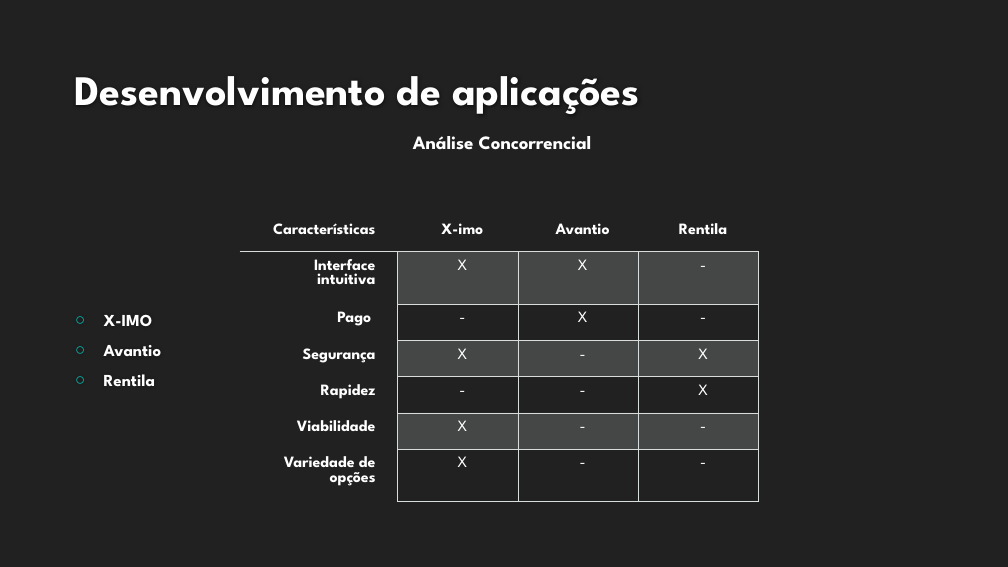
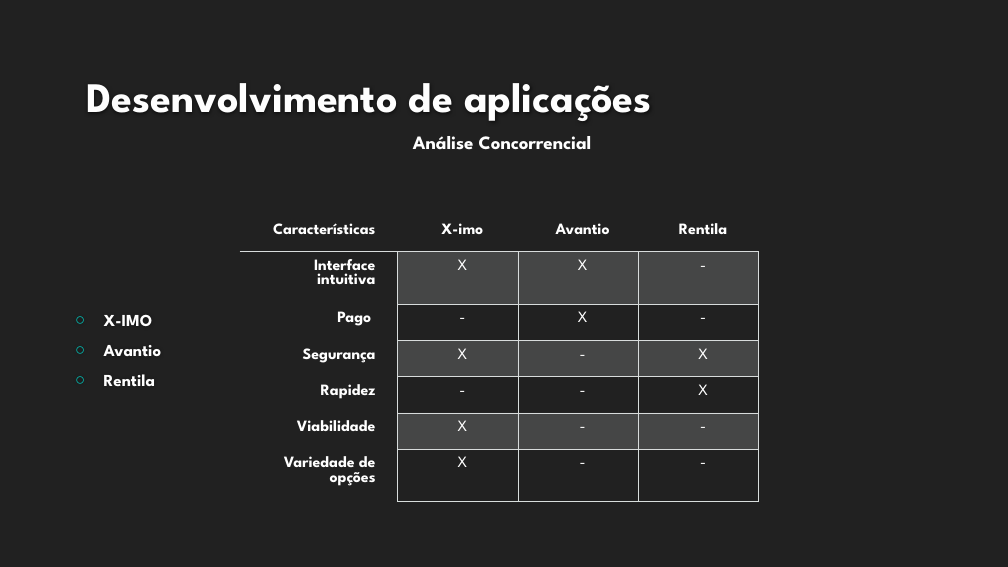
Before and after one commit to 2180687/PHP-Shut-the-box-2020, a slide deck: slide 16 of doc/Projeto de Metodologias de Desenvolvimento de software.pptx. Drawn at 1008x567 pixels with LibreOffice and Linux fonts; fonts in the diff are those of the drawing; background and template pictures are left out. Boxes give left, top, right and bottom in pixels: in the first picture for what was removed or moved away, otherwise in the second. Text is boxed around its words. In the diff, an @@ line names an element or a change of style, - is before the commit and + after.

```diff
--- a/doc/Projeto de Metodologias de Desenvolvimento de software.pptx
+++ b/doc/Projeto de Metodologias de Desenvolvimento de software.pptx
@@ title "Desenvolvimento de aplicações": place and size @@
-title "Desenvolvimento de aplicações" at [75, 76, 639, 114]
+title "Desenvolvimento de aplicações" at [87, 83, 651, 121]
```
Also in this commit, not shown: 3 slides added.
